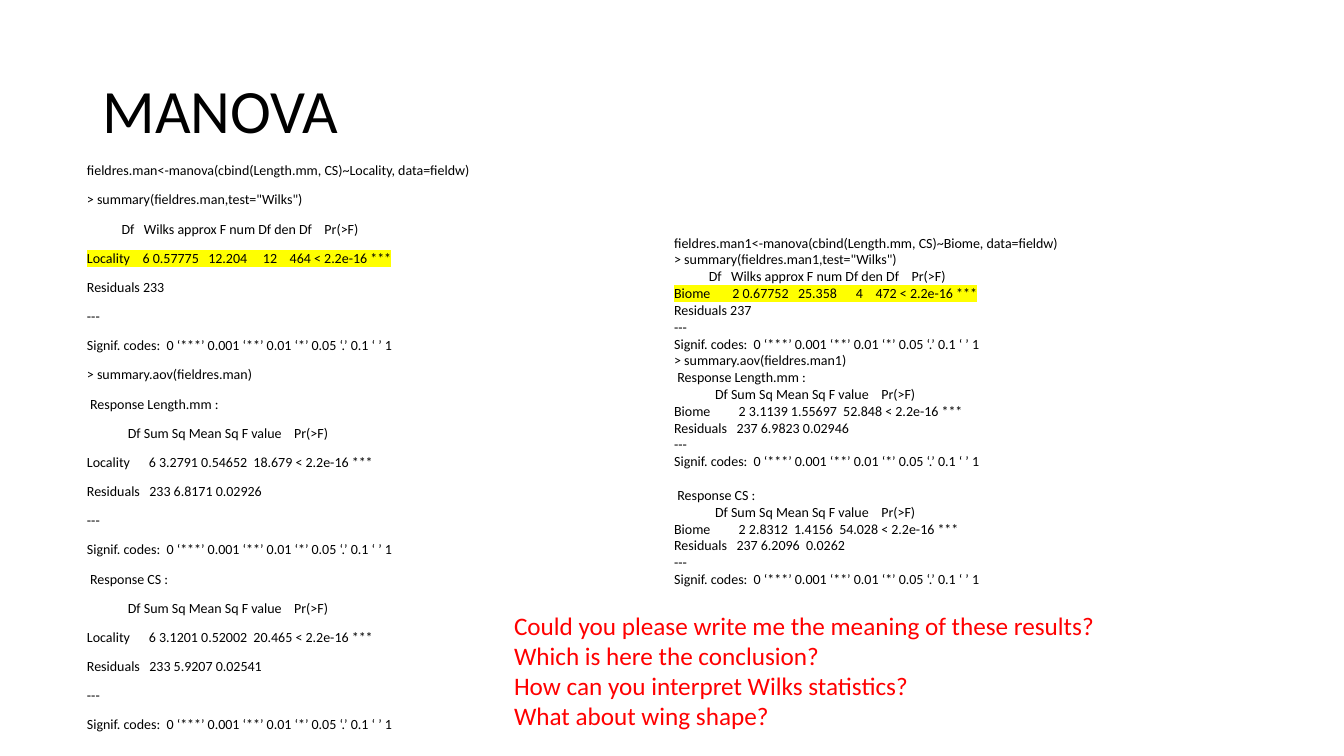
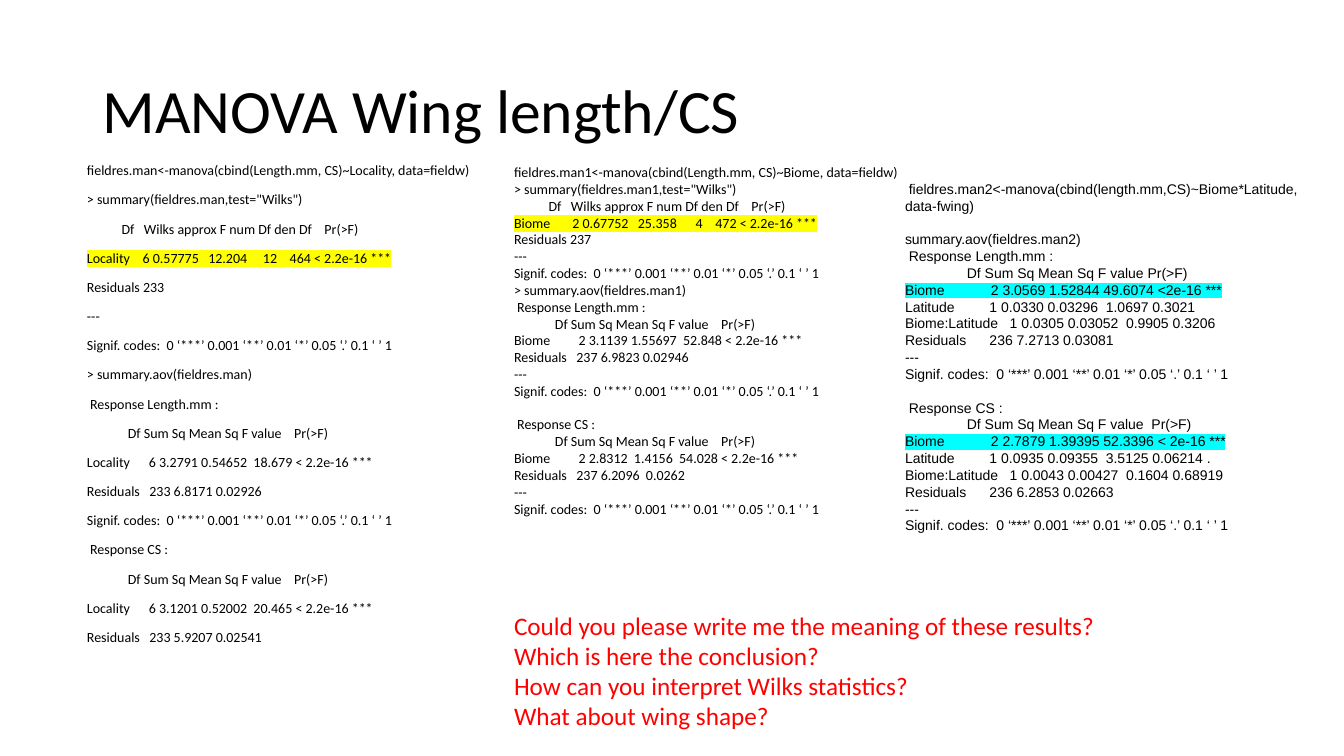
Before and after one commit to Virchu/wingproj, a slide deck: slide 19 of Gomez analysis plan/2017_11_11 Brazil Field An darlingi results.pptx. Drawn at 1344x756 pixels with LibreOffice and Linux fonts; fonts in the diff are those of the drawing. Boxes give left, top, right and bottom in pixels: in the first picture for what was removed or moved away, otherwise in the second. Text is boxed around its words. In the diff, an @@ line names an element or a change of style, - is before the commit and + after.

Commit message:
Updated wing results for field
Sent to Giovan, still need to figure out shape

```diff
--- a/Gomez analysis plan/2017_11_11 Brazil Field An darlingi results.pptx
+++ b/Gomez analysis plan/2017_11_11 Brazil Field An darlingi results.pptx
@@ title at [102,90,739,144]: text changed @@
-MANOVA
+MANOVA Wing length/CS
@@ text at [87,165,469,642]: paragraph removed @@
----
@@ text "fieldres.man1<-manova(cbind(Length.mm, CS)~Biome, data=field ...": place and size @@
-text "fieldres.man1<-manova(cbind(Length.mm, CS)~Biome, data=field ..." at [674,238,1058,587]
+text "fieldres.man1<-manova(cbind(Length.mm, CS)~Biome, data=field ..." at [514,167,898,517]
@@ text added at [905,184,1298,533], 10 pt, text #000000 @@
+fieldres.man2<-manova(cbind(length.mm,CS)~Biome*Latitude, data-fwing)
+summary.aov(fieldres.man2)
+Response Length.mm :
+Df Sum Sq Mean Sq F value Pr(>F)
+Biome 2 3.0569 1.52844 49.6074 <2e-16 ***
+Latitude 1 0.0330 0.03296 1.0697 0.3021
+Biome:Latitude 1 0.0305 0.03052 0.9905 0.3206
+Residuals 236 7.2713 0.03081
+---
+Signif. codes: 0 ‘***’ 0.001 ‘**’ 0.01 ‘*’ 0.05 ‘.’ 0.1 ‘ ’ 1
+Response CS :
+Df Sum Sq Mean Sq F value Pr(>F)
+Biome 2 2.7879 1.39395 52.3396 < 2e-16 ***
+Latitude 1 0.0935 0.09355 3.5125 0.06214 .
+Biome:Latitude 1 0.0043 0.00427 0.1604 0.68919
+Residuals 236 6.2853 0.02663
+---
+Signif. codes: 0 ‘***’ 0.001 ‘**’ 0.01 ‘*’ 0.05 ‘.’ 0.1 ‘ ’ 1
@@ text at [87,719,392,732]: paragraphs removed @@
----
-Signif. codes: 0 ‘***’ 0.001 ‘**’ 0.01 ‘*’ 0.05 ‘.’ 0.1 ‘ ’ 1
```
Also in this commit, not shown: 3 other slides changed, 2 slides added, 2 other files.
